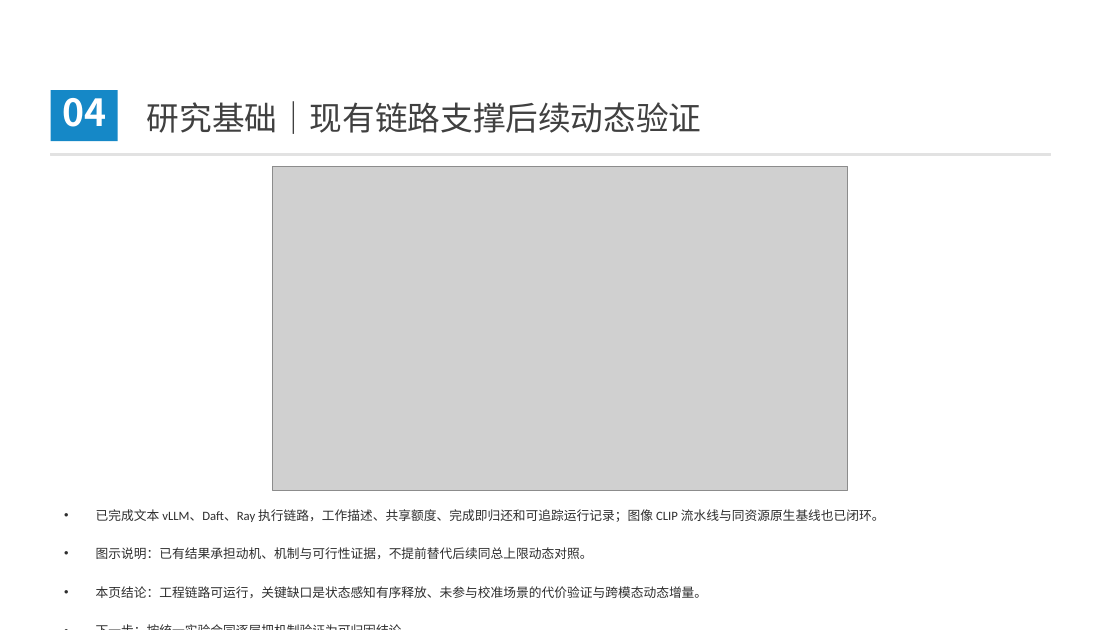
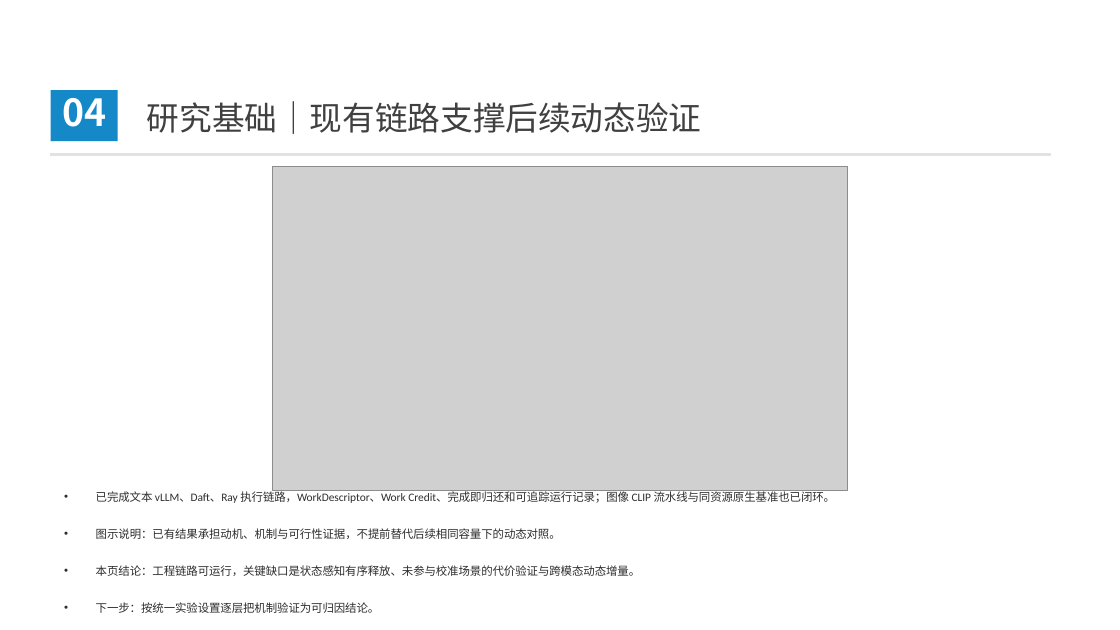
Before and after one commit to 3444374/ai-operator-execution-optimization, a slide deck: slide 24 of opening/slides/opening_defense_20260812_v9.pptx (slide 27 before the commit). Drawn at 1120x630 pixels with LibreOffice and Linux fonts; fonts in the diff are those of the drawing; grey boxes stand for pictures; background and template pictures are left out. Boxes give left, top, right and bottom in pixels: in the first picture for what was removed or moved away, otherwise in the second. Text is boxed around its words. In the diff, an @@ line names an element or a change of style, - is before the commit and + after.

```diff
--- a/opening/slides/opening_defense_20260812_v9.pptx
+++ b/opening/slides/opening_defense_20260812_v9.pptx
@@ text "已完成文本 vLLM、Daft、Ray 执行链路，WorkDescriptor、Work Credit、完成即归还和可追 ...": place and size @@
-text "已完成文本 vLLM、Daft、Ray 执行链路，WorkDescriptor、Work Credit、完成即归还和可追 ..." at (96,509,885,598)
+text "已完成文本 vLLM、Daft、Ray 执行链路，WorkDescriptor、Work Credit、完成即归还和可追 ..." at (96,489,836,613)
@@ text at (96,489,836,539): text changed; size 10.9 to 9.8 pt @@
-• 已完成文本 vLLM、Daft、Ray 执行链路，工作描述、共享额度、完成即归还和可追踪运行记录；图像 CLIP 流水线与同资源原生基线也已闭环。
-• 图示说明：已有结果承担动机、机制与可行性证据，不提前替代后续同总上限动态对照。
+• 已完成文本 vLLM、Daft、Ray 执行链路，WorkDescriptor、Work Credit、完成即归还和可追踪运行记录；图像 CLIP 流水线与同资源原生基准也已闭环。
+• 图示说明：已有结果承担动机、机制与可行性证据，不提前替代后续相同容量下的动态对照。
@@ text at (96,565,641,576): size 10.9 to 9.8 pt in "本页结论：工程链路可运行，关键缺口是状态感知有序释放、未参与校准场景的代价验证与跨模态动态增量。" @@
@@ text at (96,602,380,613): text changed; size 10.9 to 9.8 pt @@
-• 下一步：按统一实验合同逐层把机制验证为可归因结论。
+• 下一步：按统一实验设置逐层把机制验证为可归因结论。
```
Also in this commit, not shown: 21 other slides changed, 1 slide added, 6 slides removed, 7 other files.
